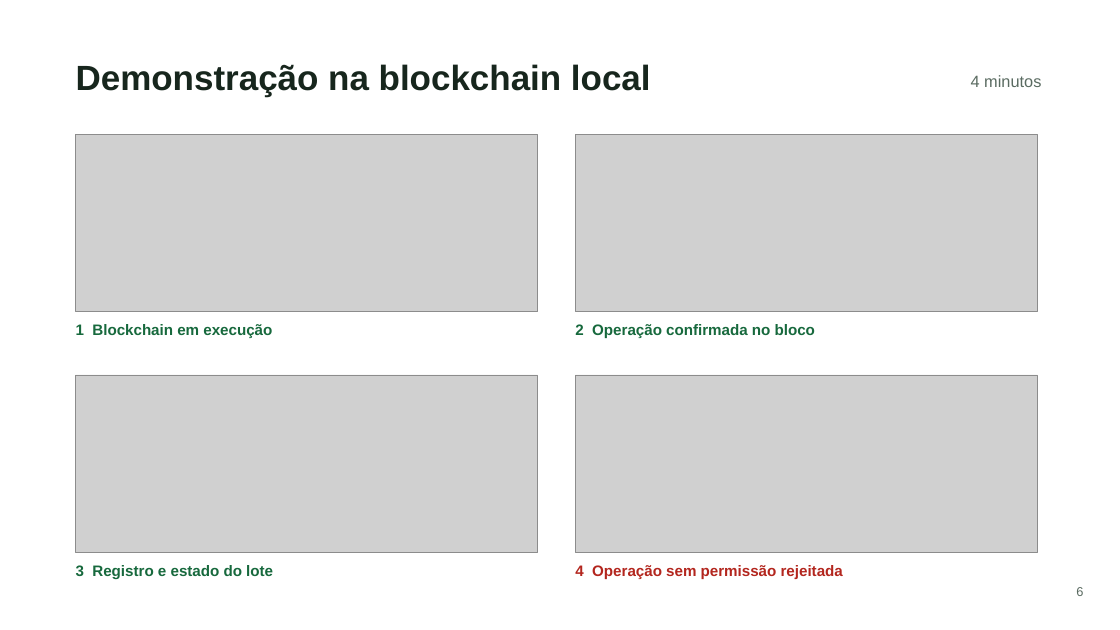
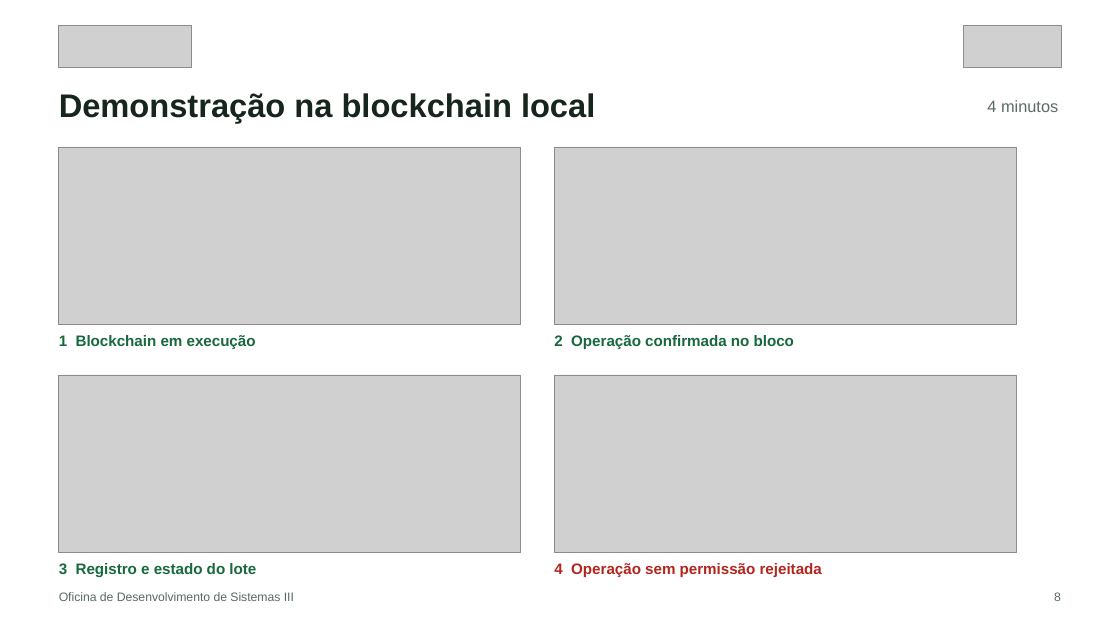
Before and after one commit to JulianaBallin/EcoOrigem, a slide deck: slide 8 of docs/slides/apresentacao-ecoorigem.pptx (slide 6 before the commit). Drawn at 1120x630 pixels with LibreOffice and Linux fonts; fonts in the diff are those of the drawing; grey boxes stand for pictures; background and template pictures are left out. Boxes give left, top, right and bottom in pixels: in the first picture for what was removed or moved away, otherwise in the second. Text is boxed around its words. In the diff, an @@ line names an element or a change of style, - is before the commit and + after.

Commit message:
feat(slides): rebuild the presentation with context, data and solution flow
Adds soft gradient backgrounds, header with both logos, footer with course
and page, a forest watermark cover, official IBGE figures, real product photos
and four bonus slides about the extra deliverables.

```diff
--- a/docs/slides/apresentacao-ecoorigem.pptx
+++ b/docs/slides/apresentacao-ecoorigem.pptx
@@ picture added at (x1=59, y1=25, x2=192, y2=67) @@
@@ picture added at (x1=963, y1=25, x2=1061, y2=67) @@
@@ text "Demonstração na blockchain local" moved from (x1=76, y1=64, x2=651, y2=97) to (x1=59, y1=93, x2=595, y2=123) @@
@@ text "Demonstração na blockchain local" at (x1=59, y1=93, x2=595, y2=123): size 30 to 28 pt @@
@@ text "4 minutos" moved from (x1=971, y1=75, x2=1041, y2=87) to (x1=987, y1=100, x2=1058, y2=112) @@
@@ picture moved from (x1=76, y1=134, x2=538, y2=312) to (x1=59, y1=147, x2=521, y2=324) @@
@@ picture moved from (x1=576, y1=134, x2=1038, y2=312) to (x1=555, y1=147, x2=1017, y2=324) @@
@@ text "1 Blockchain em execução" moved from (x1=76, y1=324, x2=272, y2=338) to (x1=59, y1=335, x2=256, y2=349) @@
@@ text "2 Operação confirmada no bloco" moved from (x1=575, y1=324, x2=815, y2=338) to (x1=554, y1=335, x2=794, y2=349) @@
@@ picture moved from (x1=76, y1=375, x2=538, y2=552) to (x1=59, y1=375, x2=521, y2=552) @@
@@ picture moved from (x1=576, y1=375, x2=1038, y2=552) to (x1=555, y1=375, x2=1017, y2=552) @@
@@ text "3 Registro e estado do ..." moved from (x1=76, y1=565, x2=273, y2=579) to (x1=59, y1=563, x2=256, y2=577) @@
@@ text "4 Operação sem permissão rejeitada" moved from (x1=575, y1=565, x2=843, y2=579) to (x1=554, y1=563, x2=822, y2=577) @@
@@ text added at (x1=59, y1=592, x2=294, y2=601), 10.5 pt, text #5A6B61 @@
+Oficina de Desenvolvimento de Sistemas III
@@ text added at (x1=1054, y1=592, x2=1061, y2=601), 10.5 pt, text #5A6B61 @@
+8
@@ text removed at (x1=1076, y1=587, x2=1083, y2=596) @@
-6
```
Also in this commit, not shown: 5 other slides changed, 8 slides added, 2 slides removed, 22 other files.
